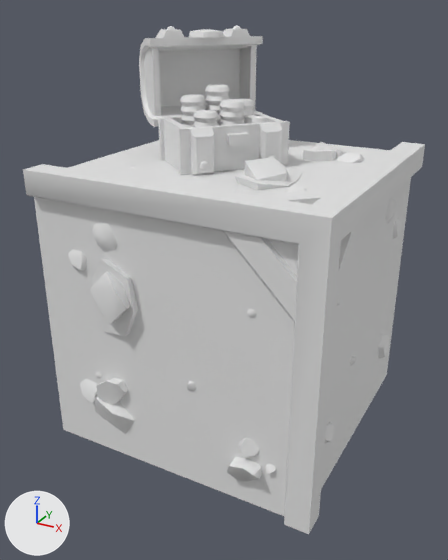
The glTF model public/models/corner_02.glb as it was, and as the next commit left it.
Camera for both pictures: a 50 mm camera at (1.018, -1.956, 1.019) aimed at (0.004, -0.112, 0.098). Lighting does not change. The marker at lower left points along +X, +Y and +Z. Vertices at the same position are counted once.

The older version as bpy lines, for what is in view:
```python
me_cube_025 = bpy.data.meshes.new('Cube.025')
me_cube_025.from_pydata(...)  # 1297 vertices, 2121 faces; spans x -0.5..0.542, y -0.573..0.5, z -0.5..0.959
ob_floor_dirt_large_rocky_006 = bpy.data.objects.new('floor_dirt_large_rocky.006', me_cube_025)
ob_floor_dirt_large_rocky_006.location = (0.0, 0.0, 0.0)
```
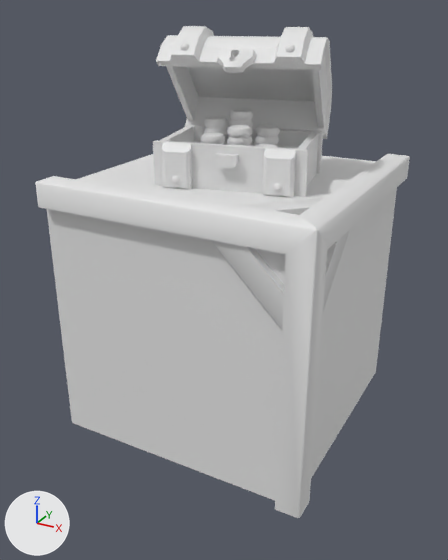
Changed parts and their boxes [x1, y1, x2, y2] in the pictures (448 x 560 px; the box of a moved part takes in the faces that stretch with it):
'floor_dirt_large_rocky.006', reshaped (7% narrower): before [23, 26, 425, 534]; after [35, 26, 410, 518]
part 1 of me_cube_025, moved or reshaped: before [189, 29, 224, 38]; after [217, 47, 256, 73]
part 2 of me_cube_025, moved or reshaped: before [269, 155, 276, 159]; after [285, 44, 295, 53]
part 3 of me_cube_025, moved or reshaped: before [167, 26, 175, 30]; after [180, 42, 189, 51]
part 4 of me_cube_025, moved or reshaped: before [236, 98, 255, 121]; after [255, 125, 280, 147]
part 5 of me_cube_025, moved or reshaped: before [219, 99, 245, 125]; after [227, 125, 253, 146]
part 6 of me_cube_025, moved or reshaped: before [180, 94, 206, 127]; after [204, 116, 228, 144]
part 7 of me_cube_025, moved or reshaped: before [193, 110, 219, 127]; after [200, 133, 226, 144]
part 8 of me_cube_025, moved or reshaped: before [244, 115, 268, 124]; after [255, 144, 276, 147]
part 9 of me_cube_025, moved or reshaped: before [205, 85, 230, 124]; after [229, 109, 253, 145]
part 10 of me_cube_025, moved or reshaped: before [226, 132, 249, 147]; after [215, 153, 239, 168]
part 11 of me_cube_025, moved or reshaped: before [200, 161, 209, 170]; after [273, 183, 282, 193]
part 12 of me_cube_025, moved or reshaped: before [233, 26, 241, 29]; after [171, 176, 180, 185]
part 13 of me_cube_025, moved or reshaped: before [223, 231, 297, 320]; after [240, 198, 323, 215]
part 14 of me_cube_025, moved or reshaped: before [335, 220, 364, 309]; after [211, 240, 284, 330]
part 15 of me_cube_025, rebuilt (42% wider, 15% taller): before [139, 29, 263, 127]; after [156, 26, 332, 139]
part 16 of me_cube_025, rebuilt (29% wider, 16% taller): before [158, 112, 290, 175]; after [153, 125, 323, 198]
part 17 of me_cube_025, rebuilt: before [23, 164, 343, 534]; after [47, 209, 286, 501]
part 18 of me_cube_025, rebuilt (7% narrower): before [68, 140, 390, 194]; after [76, 154, 376, 205]
part 19 of me_cube_025, added: after [275, 154, 410, 518]
part 20 of me_cube_025, deleted: before [68, 142, 411, 489]
part 21 of me_cube_025, moved or reshaped: before [34, 142, 425, 516]; after [35, 140, 397, 478]

Diff of the bpy script that builds the scene:
```diff
--- a/public/models/corner_02.glb.py
+++ b/public/models/corner_02.glb.py
@@ me_cube_025 @@
-me_cube_025.from_pydata(...)  # 1297 vertices, 2121 faces; spans x -0.5..0.542, y -0.573..0.5, z -0.5..0.959
+me_cube_025.from_pydata(...)  # 924 vertices, 1637 faces; spans x -0.5..0.491, y -0.491..0.5, z -0.5..0.961
+# me_cube_025 part 1: the loose piece of 42 vertices spanning x -0.242..-0.124, y 0.042..0.162, z 0.922..0.947 is multiplied about its middle by the matrix ((0.743, 0.651, 0.155), (-0.39, 0.61, -0.69), (-0.544, 0.452, 0.707)), then moved by (0.213, -0.18, -0.058)
+# me_cube_025 part 2: the loose piece of 17 vertices spanning x 0.122..0.146, y -0.014..0.013, z 0.521..0.553 is multiplied about its middle by the matrix ((0.743, 0.651, -0.155), (-0.39, 0.61, 0.69), (0.544, -0.452, 0.707)), then moved by (0.064, -0.035, 0.366)
+# me_cube_025 part 3: the loose piece of 17 vertices spanning x -0.297..-0.264, y 0.002..0.034, z 0.947..0.959 is multiplied about its middle by the matrix ((0.743, 0.651, 0.155), (-0.39, 0.61, -0.69), (-0.544, 0.452, 0.707)), then moved by (0.138, -0.133, -0.049)
+# me_cube_025 part 4: the loose piece of 73 vertices spanning x -0.085..0.004, y 0.059..0.148, z 0.606..0.715 is turned -37.6 degrees about the z axis through its middle, then moved by (0.119, -0.036, -0.08)
+# me_cube_025 part 5: the loose piece of 81 vertices spanning x -0.063..0.024, y -0.055..0.032, z 0.606..0.726 is turned -37.6 degrees about the z axis through its middle, then moved by (0.045, -0.025, -0.08)
+# me_cube_025 part 6: the loose piece of 81 vertices spanning x -0.203..-0.113, y -0.087..0.003, z 0.606..0.738 is turned -37.6 degrees about the z axis through its middle, then moved by (0.055, 0.066, -0.08)
+# me_cube_025 part 7: the loose piece of 65 vertices spanning x -0.123..-0.037, y -0.13..-0.044, z 0.606..0.694 is turned -37.6 degrees about the z axis through its middle, then moved by (0.011, 0.028, -0.08)
+# me_cube_025 part 8: the loose piece of 49 vertices spanning x -0.008..0.082, y 0.014..0.105, z 0.606..0.667 is turned -37.6 degrees about the z axis through its middle, then moved by (0.076, -0.074, -0.08)
+# me_cube_025 part 9: the loose piece of 97 vertices spanning x -0.145..-0.055, y -0.015..0.075, z 0.606..0.767 is turned -37.6 degrees about the z axis through its middle, then moved by (0.087, 0.016, -0.08)
+# me_cube_025 part 10: the loose piece of 16 vertices spanning x 0.009..0.076, y -0.125..-0.051, z 0.59..0.631 is turned -37.6 degrees about the z axis through its middle, then moved by (0.009, -0.093, -0.052)
+# me_cube_025 part 11: the loose piece of 17 vertices spanning x -0.038..-0.014, y -0.206..-0.18, z 0.521..0.553 is turned -37.6 degrees about the z axis through its middle, then moved by (0.251, 0.036, -0.052)
+# me_cube_025 part 12: the loose piece of 17 vertices spanning x -0.137..-0.104, y 0.194..0.227, z 0.947..0.959 is multiplied about its middle by the matrix ((0.624, 0.75, 0.22), (0.14, 0.169, -0.976), (-0.769, 0.639, 0.0)), then moved by (0.005, -0.447, -0.468)
+# me_cube_025 part 13: the loose piece of 10 vertices spanning x 0.204..0.531, y -0.525..-0.462, z 0.203..0.53 is multiplied about its middle by the matrix ((0.0, 0.0, 0.999), (-0.999, 0.0, 0.0), (0.0, -0.999, 0.0)), then moved by (-0.054, 0.183, 0.084)
+# me_cube_025 part 14: the loose piece of 10 vertices spanning x 0.473..0.535, y -0.533..-0.206, z 0.187..0.514 is multiplied about its middle by the matrix ((0.0, 0.0, 0.999), (-0.999, 0.0, 0.0), (0.0, -0.999, 0.0)), then moved by (-0.191, -0.081, -0.046)
+# me_cube_025 part 15: the loose piece of 172 vertices spanning x -0.439..-0.036, y -0.073..0.363, z 0.598..0.947 is rebuilt with 172 vertices and now spans x -0.317..0.297, y -0.142..0.344, z 0.56..0.961
+# me_cube_025 part 16: the loose piece of 104 vertices spanning x -0.287..0.161, y -0.234..0.234, z 0.507..0.656 is rebuilt with 100 vertices and now spans x -0.284..0.305, y -0.24..0.244, z 0.455..0.605
+# me_cube_025 part 17: the loose piece of 15 vertices spanning x -0.5..0.542, y -0.537..-0.45, z -0.5..0.541 is rebuilt with 4 vertices and now spans x -0.5..0.455, y -0.455, z -0.5..0.455
+# me_cube_025 part 18: the loose piece of 8 vertices spanning x -0.5..0.5, y -0.5..0.5, z 0.475..0.505 is rebuilt with 4 vertices and now spans x -0.5..0.455, y -0.455..0.5, z 0.455
+# me_cube_025 part 19: a new loose piece of 20 vertices spanning x 0.404..0.491, y -0.491..0.5, z -0.5..0.491
+# me_cube_025 part 20: 35 loose pieces with 378 vertices, spanning x -0.411..0.527, y -0.573..0.5, z -0.5..0.573, are deleted
+# me_cube_025 part 21: 28 vertices removed from x -0.5..0.542, y -0.522..0.5, z -0.5..0.541; 32 vertices added at x -0.5..0.485, y -0.491..0.5, z -0.5..0.551
```
